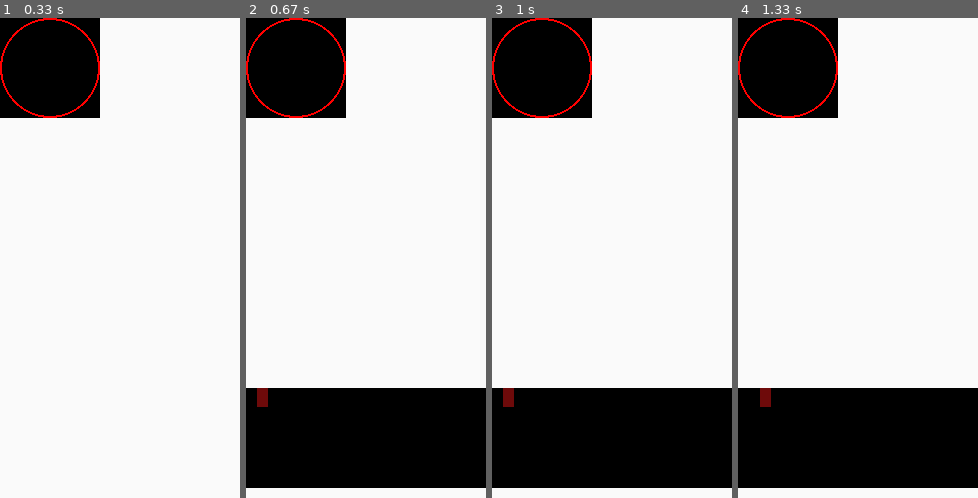
Above: before the commit, frames 1-4 (left to right).
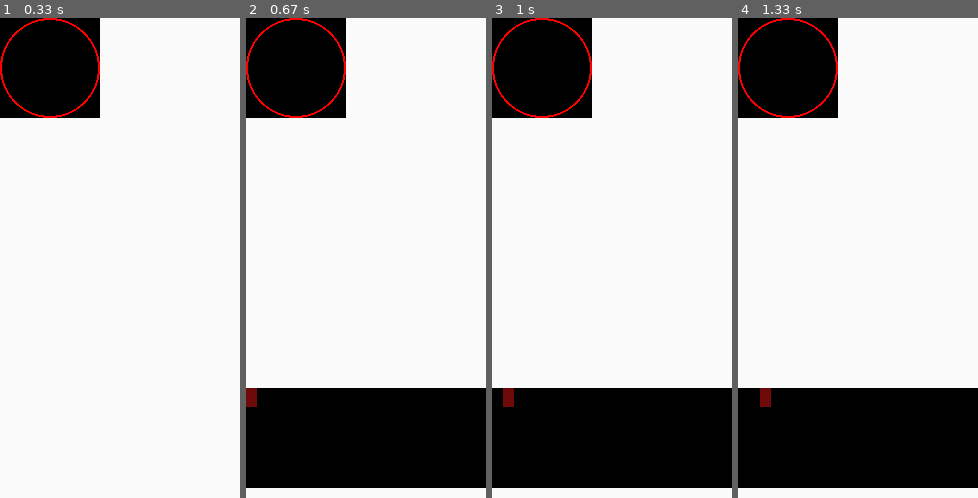
Above: after the commit, the same moments.

Repository: caramellaio/PygameExperiments
Game: pygame game, started from test.py
Same seed, same stepped clock (60 frames per second), same inputs: the game is played once before the commit and once after it.
Inputs:
- Up to frame 1 (0.33 s): no input
- Up to frame 2 (0.67 s): hold Right from 0.33 s (still down)
- Up to frame 3 (1 s): release Right at 0.8 s; hold Right from 0.83 s (still down); tap Space at 0.9 s
- Up to frame 4 (1.33 s): tap Space at 1.2 s; release Right at 1.3 s

Frame 1 is identical in both runs. In frame 2, 0.4% of the frame differs, in the area x 0-10%, y 77-82%; in frame 3, nothing differs; in frame 4, nothing differs.

Commit message:
fixed move_cursor_r method

Diff:
--- a/keyboard.py
+++ b/keyboard.py
@@ -56,7 +56,7 @@
         #self.message_event.put_msg(event) # I'll probably change this...add_event(event
 
     def move_cursor_r(self):
-        self.cursor_pos = self.cursor_pos +1 if self.cursor_pos <= len(self.text) else len(self.text)
+        self.cursor_pos = self.cursor_pos +1 if self.cursor_pos < len(self.text) else len(self.text)
 
     def move_cursor_l(self):
         self.cursor_pos = max(self.cursor_pos -1, 0)
